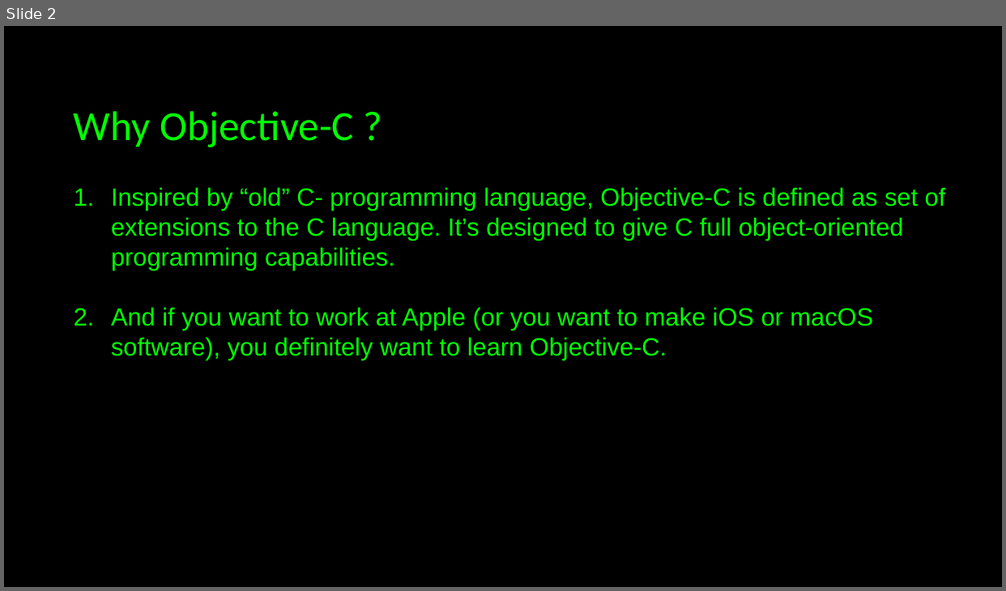
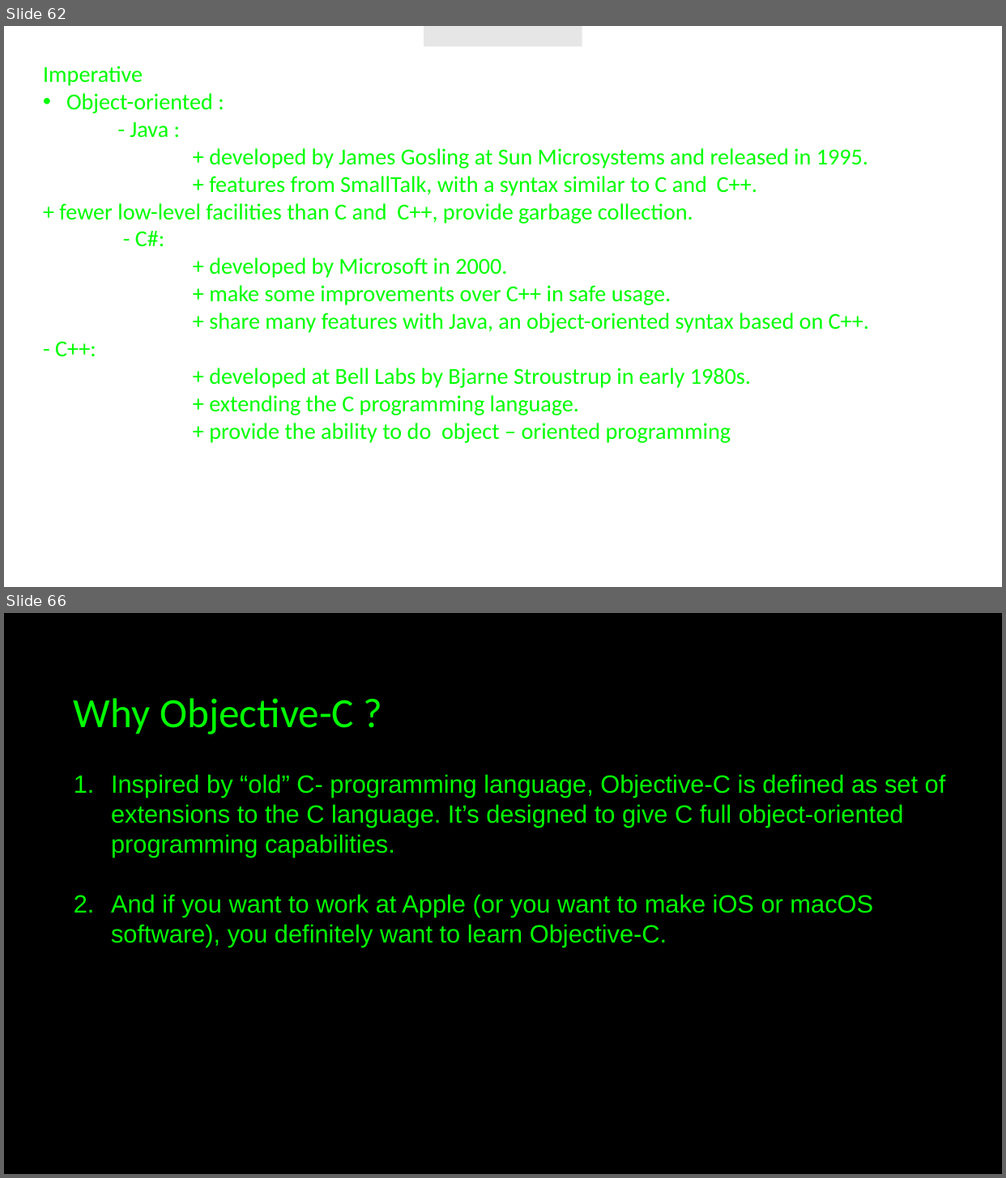
Before and after one commit to JustCodeandChill/Objective-C-presentation, a slide deck: OBJECTIVE-C.pptx. Shown one above the other, each under a label of ours: slide 2 before the commit, slides 62 and 66 after it; the slides between them are not shown. The pictures are 1006x591 and 1006x1178 pixels, drawn with LibreOffice and Linux fonts; fonts in the diff are those of the drawing; background and template pictures are left out. Boxes give left, top, right and bottom in pixels: in the first picture for what was removed or moved away, otherwise in the second. Text is boxed around its words. In the diff, an @@ line names an element or a change of style, - is before the commit and + after.

```diff
--- a/OBJECTIVE-C.pptx
+++ b/OBJECTIVE-C.pptx
@@ slide 62 added at <box>4,26,1002,587</box>, background picture (left out) @@
@@ rectangle added at <box>424,26,582,47</box>, fill #E7E6E6 @@
@@ text added at <box>43,66,869,443</box>, 22 pt, text #00FF00 @@
+Imperative
+• Object-oriented :
+    - Java :
++ developed by James Gosling at Sun Microsystems and released in 1995.
++ features from SmallTalk, with a syntax similar to C and C++. + fewer low-level facilities than C and C++, provide garbage collection.
+- C#:
++ developed by Microsoft in 2000.
++ make some improvements over C++ in safe usage.
++ share many features with Java, an object-oriented syntax based on C++. - C++:
++ developed at Bell Labs by Bjarne Stroustrup in early 1980s.
++ extending the C programming language.
++ provide the ability to do object – oriented programming
@@ what was slide 2 is now slide 66 @@
```
Also in this commit, not shown: 1 slide changed, 63 other slides added.
